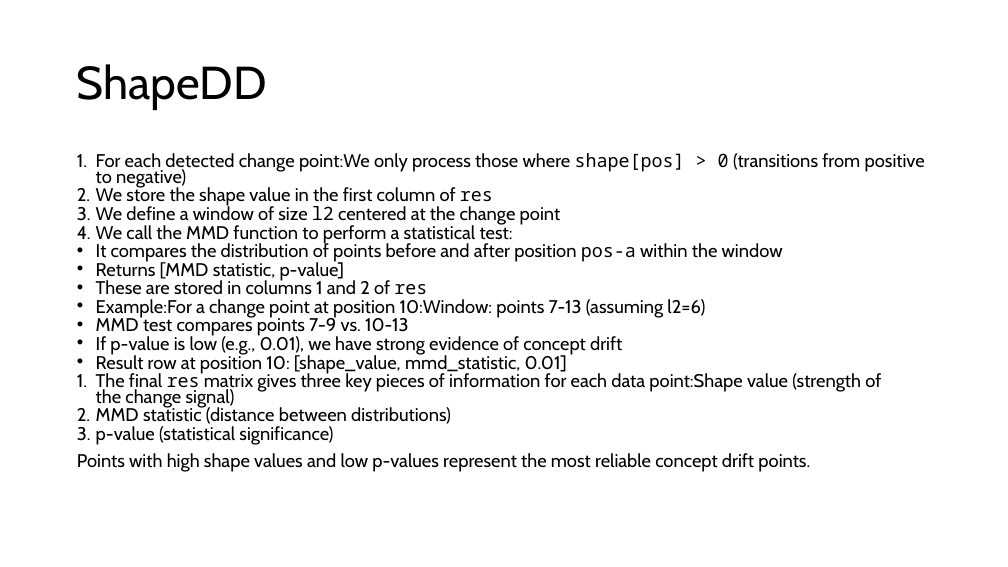
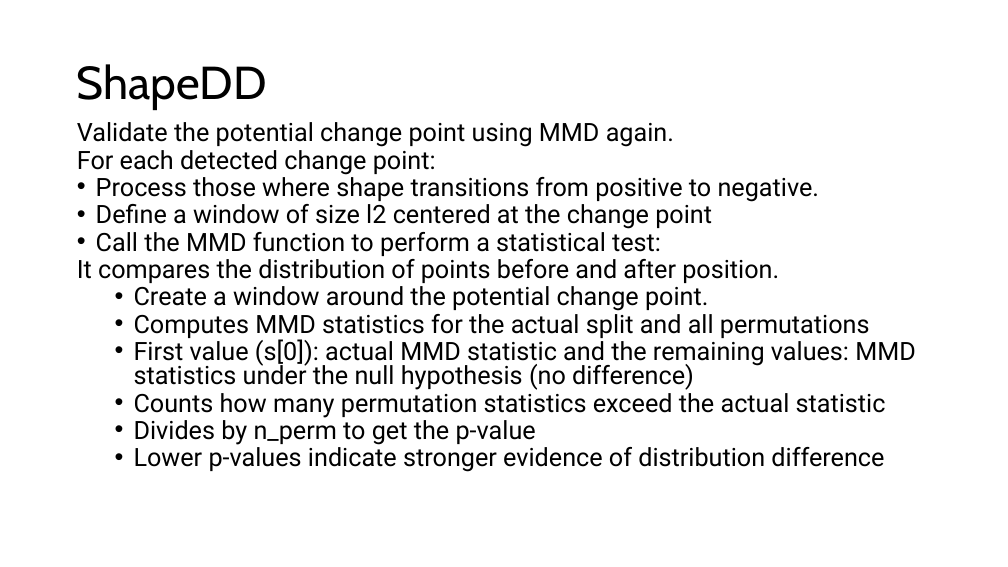
Before and after one commit to neoslusion/One-or-Two-Things-We-Know-about-Concept-Drift, a slide deck: slide 20 of report/Algorithm.pptx (slide 18 before the commit). Drawn at 1008x567 pixels with LibreOffice and Linux fonts; fonts in the diff are those of the drawing. Boxes give left, top, right and bottom in pixels: in the first picture for what was removed or moved away, otherwise in the second. Text is boxed around its words. In the diff, an @@ line names an element or a change of style, - is before the commit and + after.

```diff
--- a/report/Algorithm.pptx
+++ b/report/Algorithm.pptx
@@ text at (77, 122, 916, 472): text changed; size 17.5 to 24 pt; font Cabin to Roboto @@
-1. For each detected change point:We only process those where shape[pos] > 0 (transitions from positive to negative)
-2. We store the shape value in the first column of res
-3. We define a window of size l2 centered at the change point
-4. We call the MMD function to perform a statistical test:
-• It compares the distribution of points before and after position pos-a within the window
-• Returns [MMD statistic, p-value]
-• These are stored in columns 1 and 2 of res
-• Example:For a change point at position 10:Window: points 7-13 (assuming l2=6)
-• MMD test compares points 7-9 vs. 10-13
-• If p-value is low (e.g., 0.01), we have strong evidence of concept drift
-• Result row at position 10: [shape_value, mmd_statistic, 0.01]
-1. The final res matrix gives three key pieces of information for each data point:Shape value (strength of the change signal)
-2. MMD statistic (distance between distributions)
-3. p-value (statistical significance)
-Points with high shape values and low p-values represent the most reliable concept drift points.
+Validate the potential change point using MMD again.
+For each detected change point:
+• Process those where shape transitions from positive to negative.
+• Define a window of size l2 centered at the change point
+• Call the MMD function to perform a statistical test:
+It compares the distribution of points before and after position.
+  • Create a window around the potential change point.
+  • Computes MMD statistics for the actual split and all permutations
+  • First value (s[0]): actual MMD statistic and the remaining values: MMD statistics under the null hypothesis (no difference)
+  • Counts how many permutation statistics exceed the actual statistic
+  • Divides by n_perm to get the p-value
+  • Lower p-values indicate stronger evidence of distribution difference
```
Also in this commit, not shown: 6 other slides changed, 2 slides added, 1 other file.
